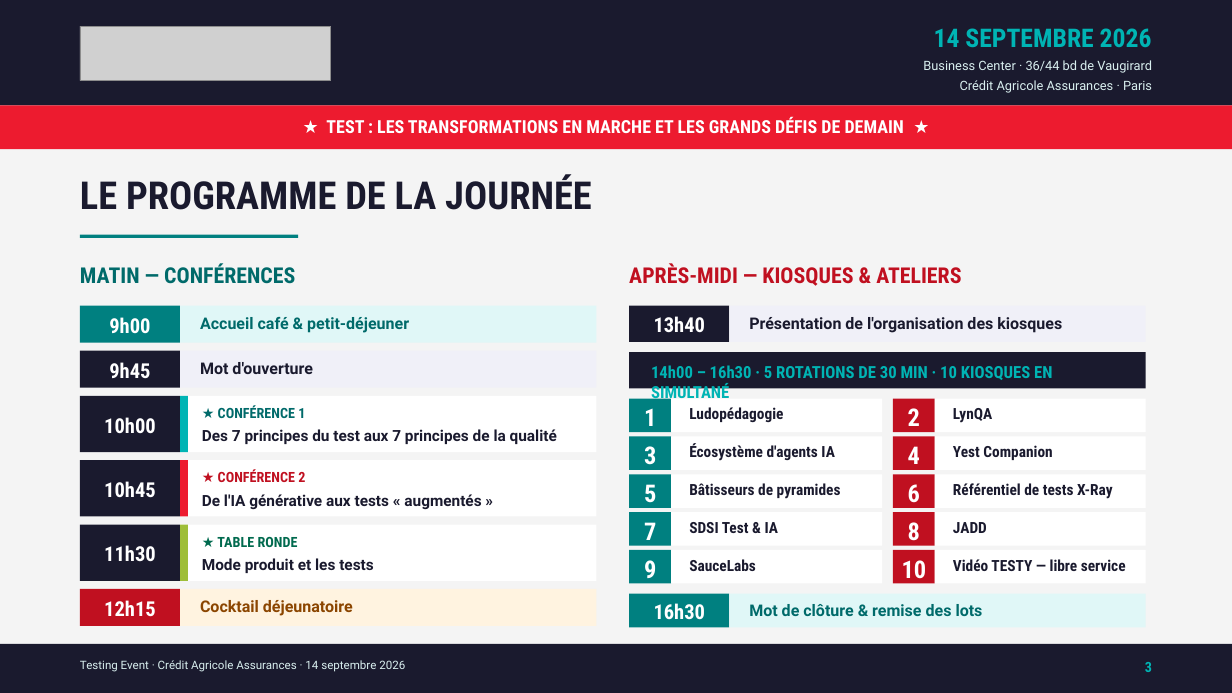
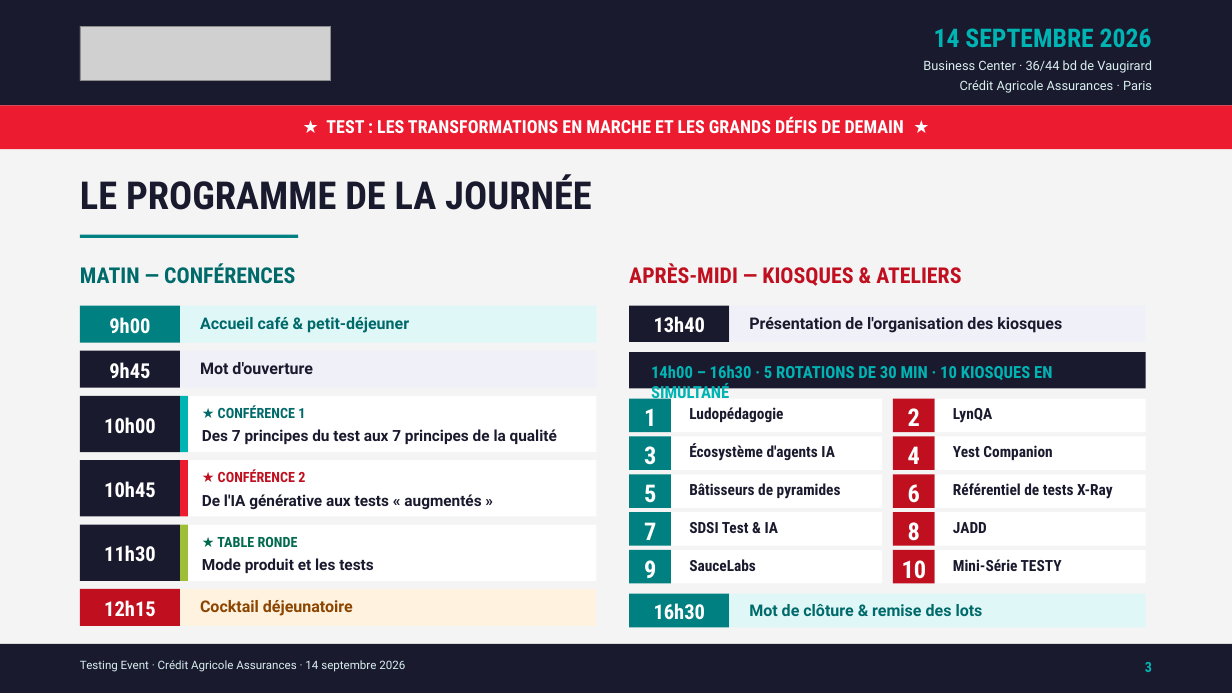
Before and after one commit to caa-jdelaux/info-hub, a slide deck: slide 1 of outils/affiches/diapo-variante-programme-kiosques.pptx. Drawn at 1232x693 pixels with LibreOffice and Linux fonts; fonts in the diff are those of the drawing; grey boxes stand for pictures. Boxes give left, top, right and bottom in pixels: in the first picture for what was removed or moved away, otherwise in the second. Text is boxed around its words. In the diff, an @@ line names an element or a change of style, - is before the commit and + after.

```diff
--- a/outils/affiches/diapo-variante-programme-kiosques.pptx
+++ b/outils/affiches/diapo-variante-programme-kiosques.pptx
@@ text at (x1=953, y1=559, x2=1062, y2=571): text changed @@
-Vidéo TESTY — libre service
+Mini-Série TESTY
```
Also in this commit, not shown: 25 other files.
